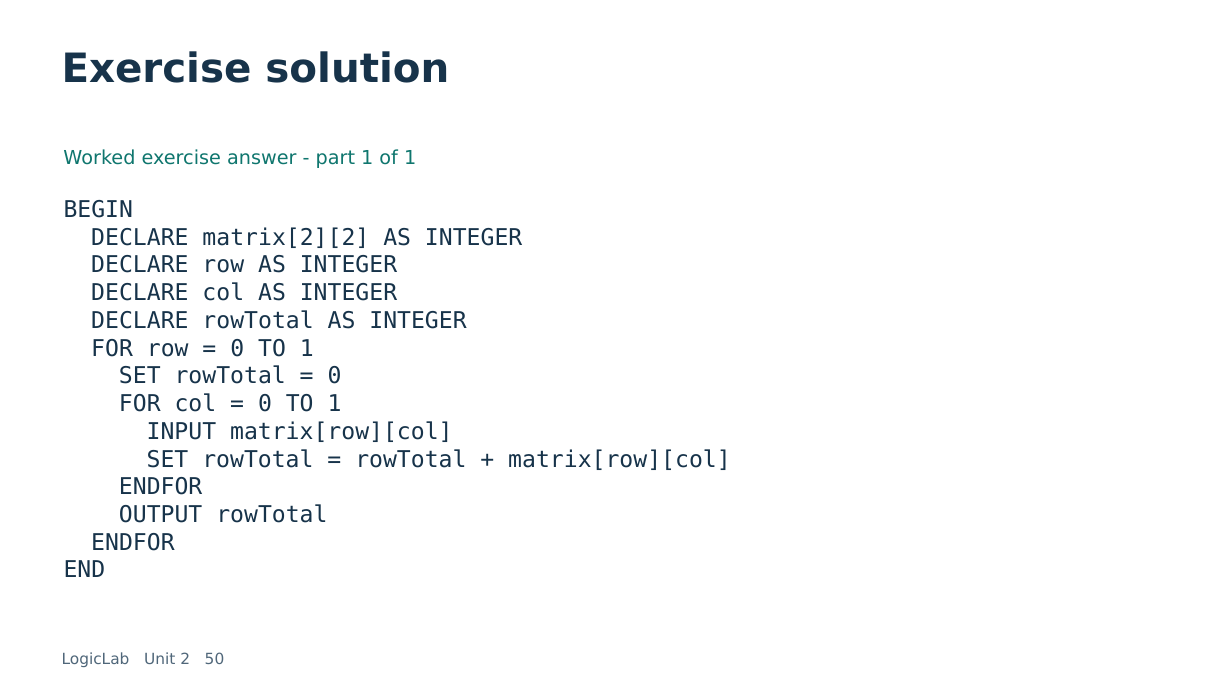
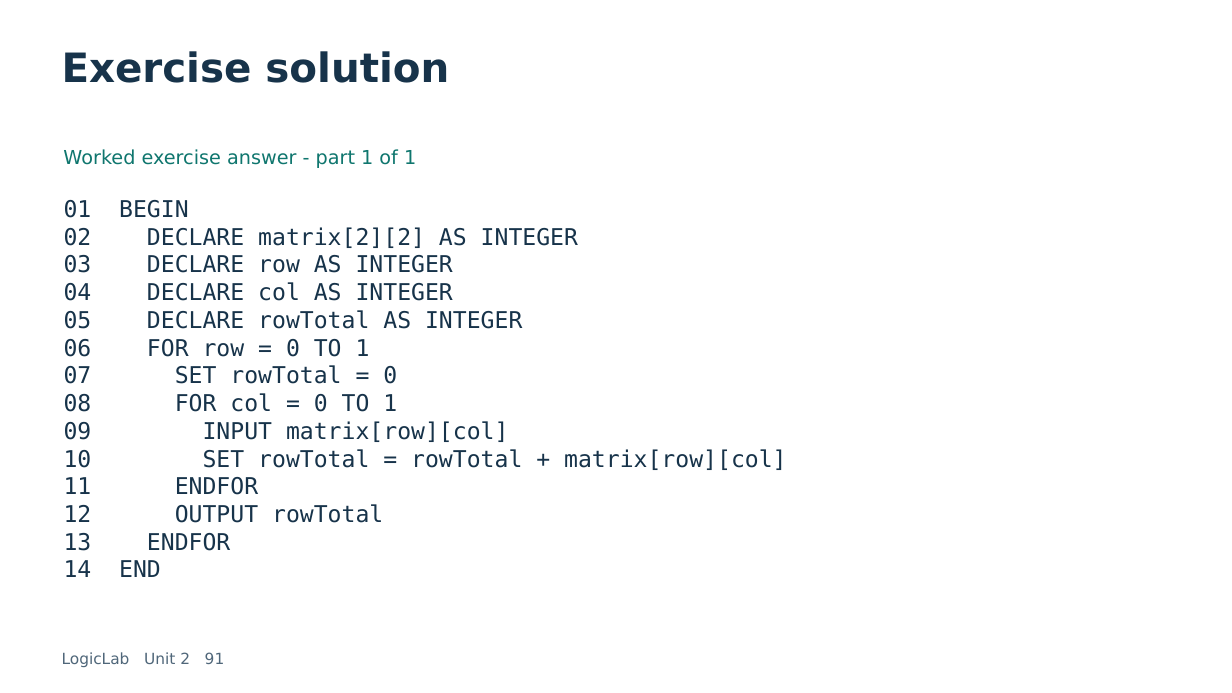
Before and after one commit to LEFA-2329/lefa-portfolio., a slide deck: slide 91 of dist/learn/downloads/logiclab-unit-2.pptx (slide 50 before the commit). Drawn at 1232x693 pixels with LibreOffice and Linux fonts; fonts in the diff are those of the drawing. Boxes give left, top, right and bottom in pixels: in the first picture for what was removed or moved away, otherwise in the second. Text is boxed around its words. In the diff, an @@ line names an element or a change of style, - is before the commit and + after.

```diff
--- a/dist/learn/downloads/logiclab-unit-2.pptx
+++ b/dist/learn/downloads/logiclab-unit-2.pptx
@@ text at [64, 200, 786, 577]: text changed @@
-BEGIN
-DECLARE matrix[2][2] AS INTEGER
-DECLARE row AS INTEGER
-DECLARE col AS INTEGER
-DECLARE rowTotal AS INTEGER
-FOR row = 0 TO 1
-SET rowTotal = 0
-FOR col = 0 TO 1
-INPUT matrix[row][col]
-SET rowTotal = rowTotal + matrix[row][col]
-ENDFOR
-OUTPUT rowTotal
-ENDFOR
-END
+01 BEGIN
+02 DECLARE matrix[2][2] AS INTEGER
+03 DECLARE row AS INTEGER
+04 DECLARE col AS INTEGER
+05 DECLARE rowTotal AS INTEGER
+06 FOR row = 0 TO 1
+07 SET rowTotal = 0
+08 FOR col = 0 TO 1
+09 INPUT matrix[row][col]
+10 SET rowTotal = rowTotal + matrix[row][col]
+11 ENDFOR
+12 OUTPUT rowTotal
+13 ENDFOR
+14 END
@@ text at [62, 652, 225, 667]: text changed @@
-LogicLab Unit 2 50
+LogicLab Unit 2 91
```
Also in this commit, not shown: 57 other slides changed, 52 slides added, 13 other files.
